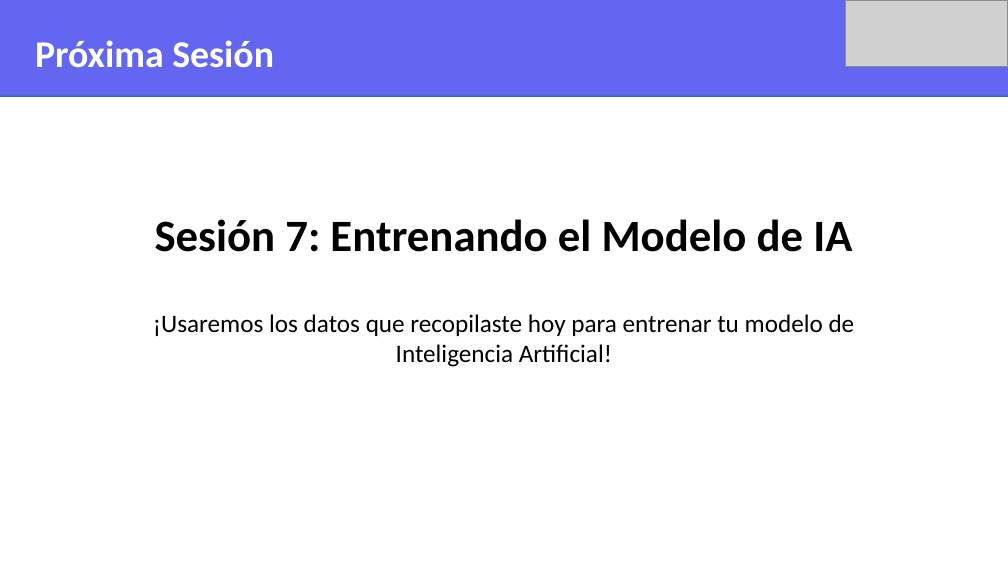
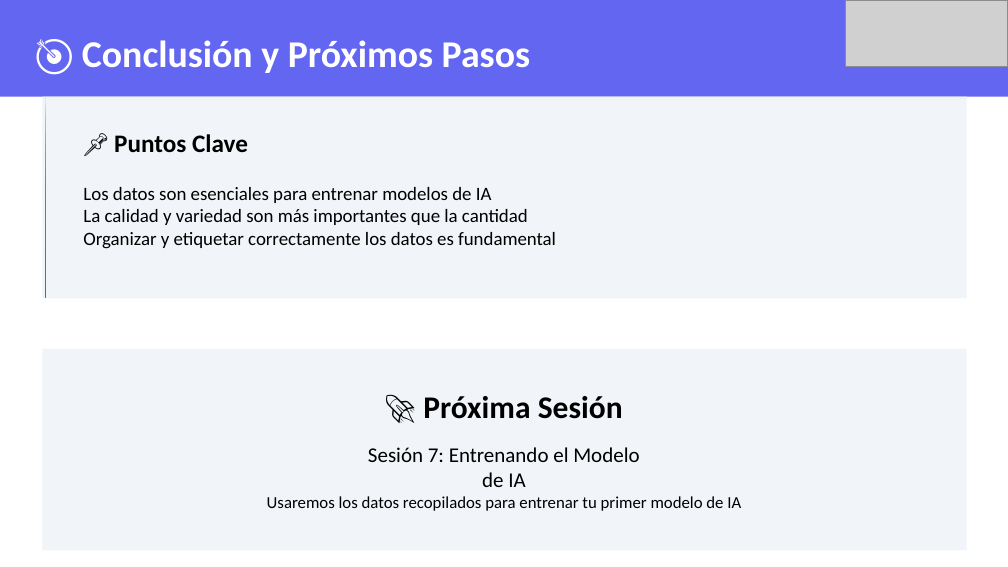
Before and after one commit to wallparianalytics/MentesDigitales, a slide deck: slide 11 of Sesión 6.pptx. Drawn at 1008x567 pixels with LibreOffice and Linux fonts; fonts in the diff are those of the drawing; grey boxes stand for pictures. Boxes give left, top, right and bottom in pixels: in the first picture for what was removed or moved away, otherwise in the second. Text is boxed around its words. In the diff, an @@ line names an element or a change of style, - is before the commit and + after.

```diff
--- a/Sesión 6.pptx
+++ b/Sesión 6.pptx
@@ text at [82,40,530,73]: text changed @@
-Próxima Sesión
+🎯 Conclusión y Próximos Pasos
@@ rectangle added at [42,97,967,298], fill #F1F5F9 @@
@@ rectangle added at [45,97,45,298], fill gradient #6183CB to #3E70CA to #3062BB @@
@@ text added at [114,134,248,153], 18 pt, text #000000, bold @@
+📌 Puntos Clave
@@ text added at [83,187,556,249], 13.5 pt, text #000000 @@
+Los datos son esenciales para entrenar modelos de IA
+La calidad y variedad son más importantes que la cantidad
+Organizar y etiquetar correctamente los datos es fundamental
@@ rectangle added at [42,349,967,550], fill #F1F5F9 @@
@@ text added at [423,396,623,419], 22.5 pt, text #000000, bold @@
+🚀 Próxima Sesión
@@ text "Sesión 7: Entrenando el Modelo ...": place and size @@
-text "Sesión 7: Entrenando el Modelo ..." at [155,219,852,252]
+text "Sesión 7: Entrenando el Modelo ..." at [368,447,639,487]
@@ text "Sesión 7: Entrenando el Modelo ..." at [368,447,639,487]: size 32 to 15 pt, bold off @@
@@ text at [267,496,741,511]: text changed; size 18 to 12 pt @@
-¡Usaremos los datos que recopilaste hoy para entrenar tu modelo de Inteligencia Artificial!
+Usaremos los datos recopilados para entrenar tu primer modelo de IA
```
Also in this commit, not shown: 6 other slides changed, 3 slides added, 3 slides removed, 1 other file.
